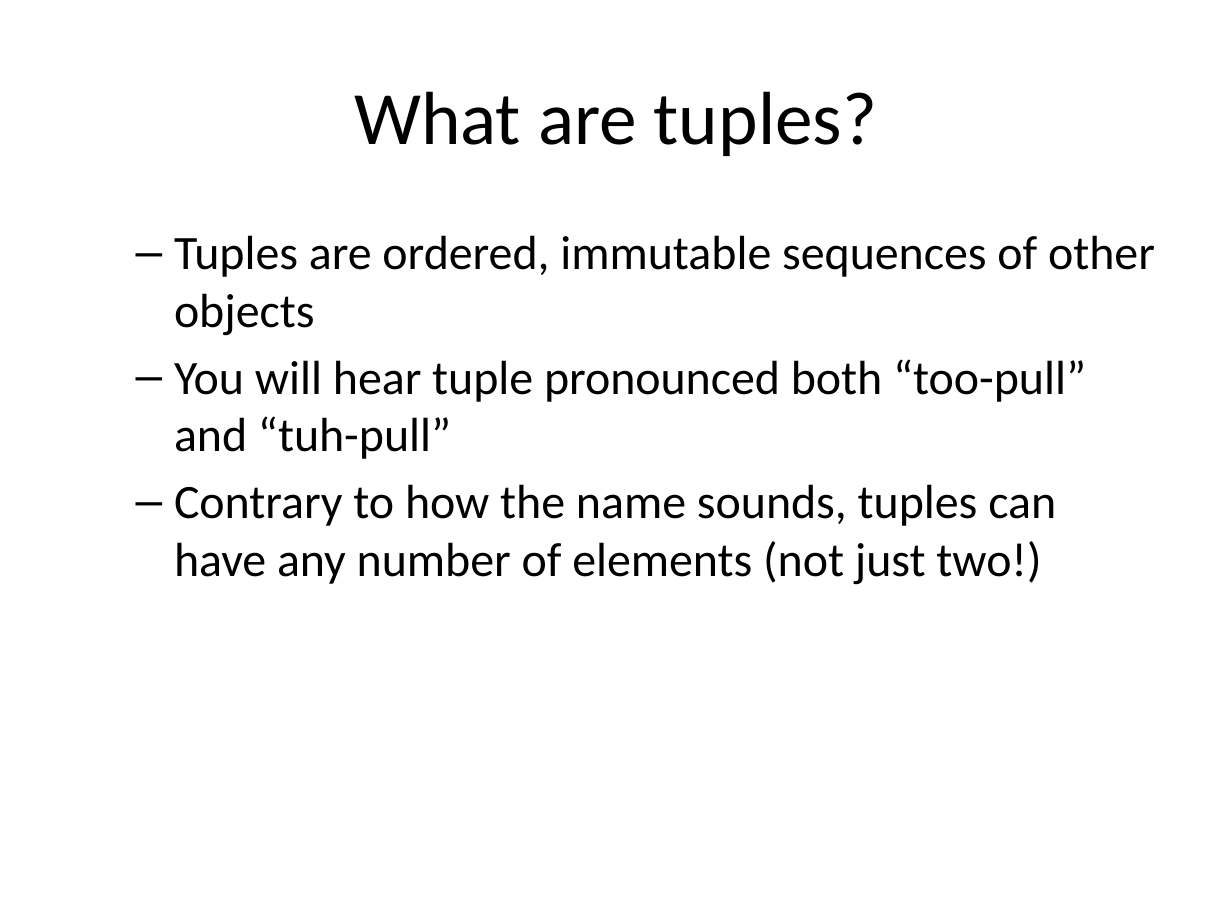
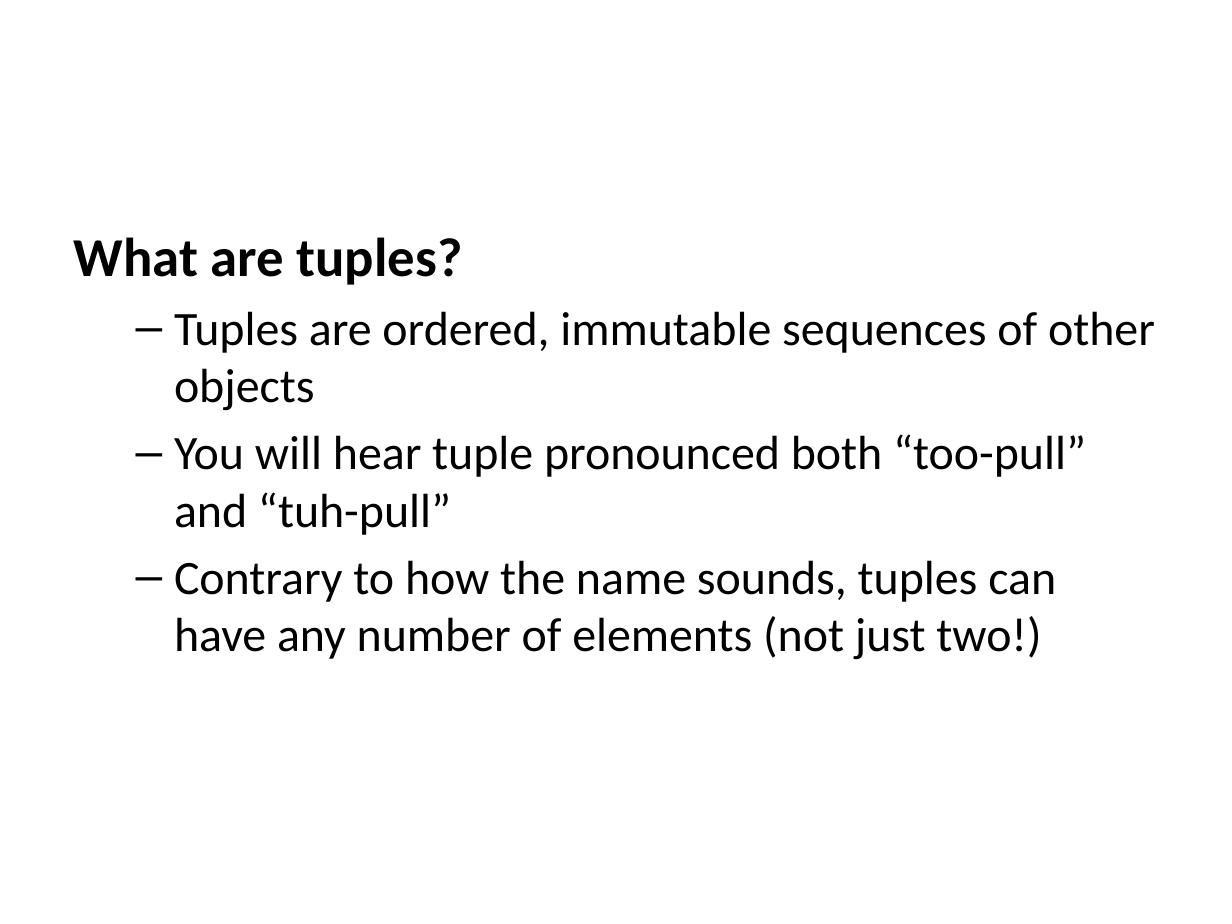
Before and after one commit to jwestgard/inst326, a slide deck: slide 32 of modules/module03/slides.pptx (slide 27 before the commit). Drawn at 1232x924 pixels with LibreOffice and Linux fonts; fonts in the diff are those of the drawing. Boxes give left, top, right and bottom in pixels: in the first picture for what was removed or moved away, otherwise in the second. Text is boxed around its words. In the diff, an @@ line names an element or a change of style, - is before the commit and + after.

```diff
--- a/modules/module03/slides.pptx
+++ b/modules/module03/slides.pptx
@@ title removed at (354, 91, 877, 156) @@
-What are tuples?
@@ text at (74, 237, 463, 285): paragraph added @@
+What are tuples?
```
Also in this commit, not shown: 25 other slides changed, 6 slides added, 1 slide removed, 25 other files.
